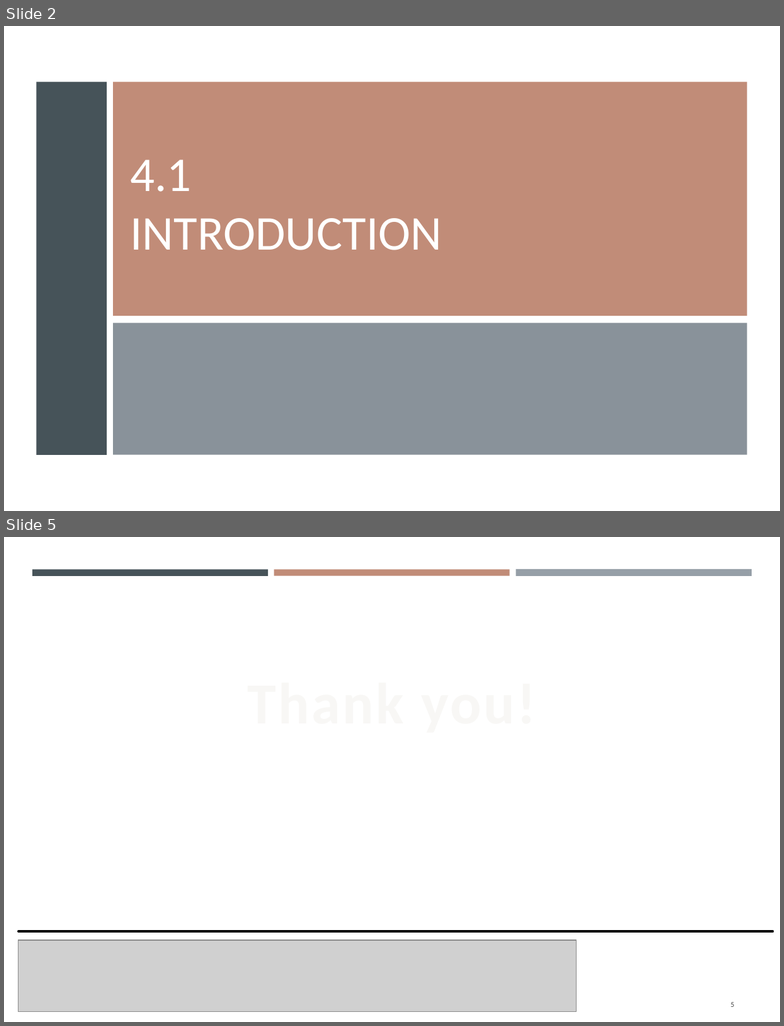
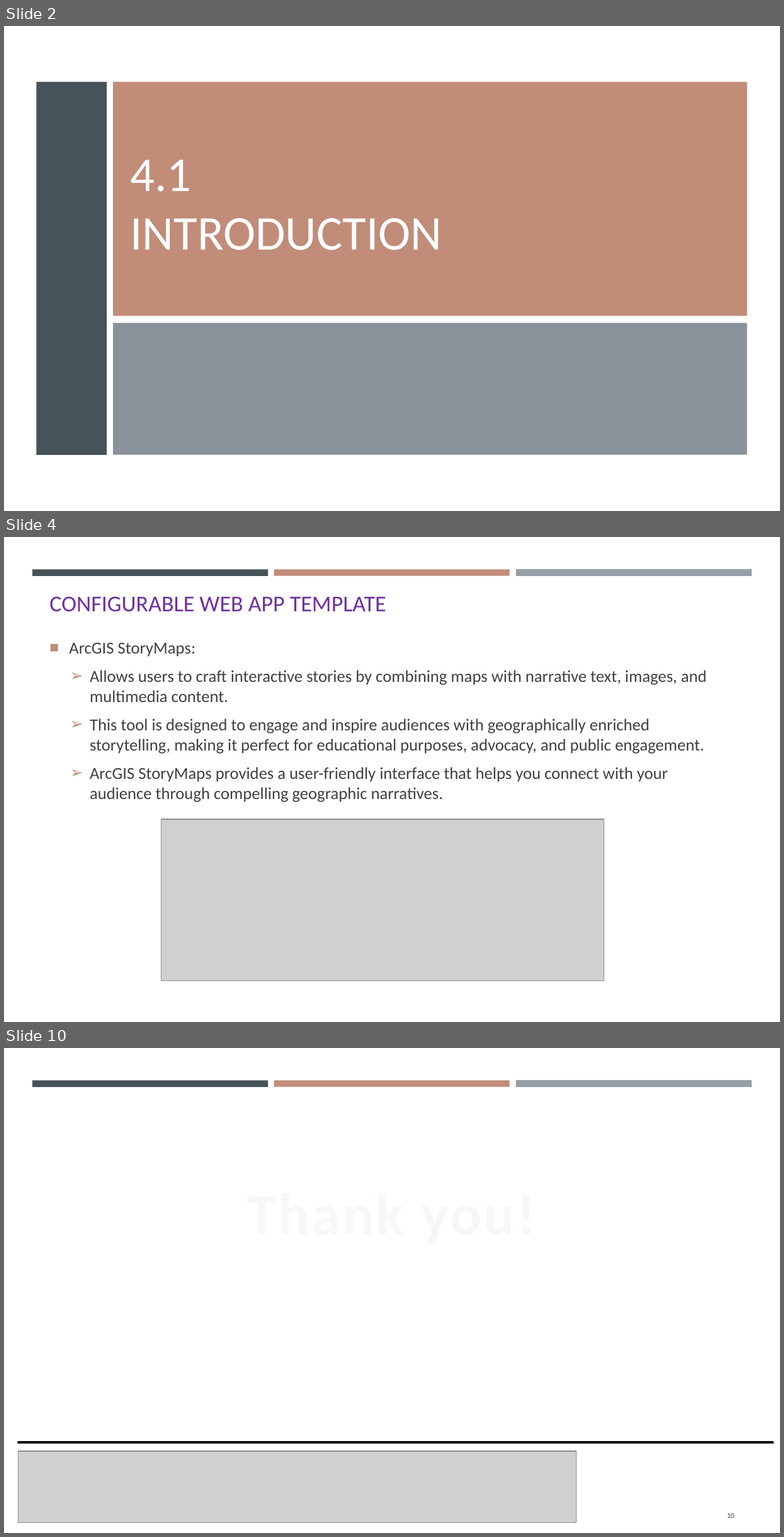
Before and after one commit to gisynw/Field_Techniques, a slide deck: docs/Lectures/Week05/Week05_GEOG3319_ResponseWebMap.pptx. Shown one above the other, each under a label of ours: slides 2 and 5 before the commit, slides 2, 4 and 10 after it; the slides between them are not shown. The pictures are 784x1026 and 784x1537 pixels, drawn with LibreOffice and Linux fonts; fonts in the diff are those of the drawing; grey boxes stand for pictures. Boxes give left, top, right and bottom in pixels: in the first picture for what was removed or moved away, otherwise in the second. Text is boxed around its words. In the diff, an @@ line names an element or a change of style, - is before the commit and + after.

```diff
--- a/docs/Lectures/Week05/Week05_GEOG3319_ResponseWebMap.pptx
+++ b/docs/Lectures/Week05/Week05_GEOG3319_ResponseWebMap.pptx
@@ slide 4 added at [4, 537, 780, 1022], background #FFFFFF; not listed: 3 template elements that a slide beside it also shows @@
@@ title added at [49, 596, 386, 612], 18.9 pt, text #7030A0 @@
+CONFIGURABLE WEB APP TEMPLATE
@@ text added at [69, 642, 707, 802], 14 pt, text #404040 @@
+■ ArcGIS StoryMaps:
+  ➢ Allows users to craft interactive stories by combining maps with narrative text, images, and multimedia content.
+  ➢ This tool is designed to engage and inspire audiences with geographically enriched storytelling, making it perfect for educational purposes, advocacy, and public engagement.
+  ➢ ArcGIS StoryMaps provides a user-friendly interface that helps you connect with your audience through compelling geographic narratives.
@@ picture added at [161, 819, 604, 981] @@
@@ what was slide 5 is now slide 10 @@
@@ page number at [727, 1513, 735, 1518]: text changed @@
-5
+10
```
Also in this commit, not shown: 2 slides changed, 4 other slides added.
